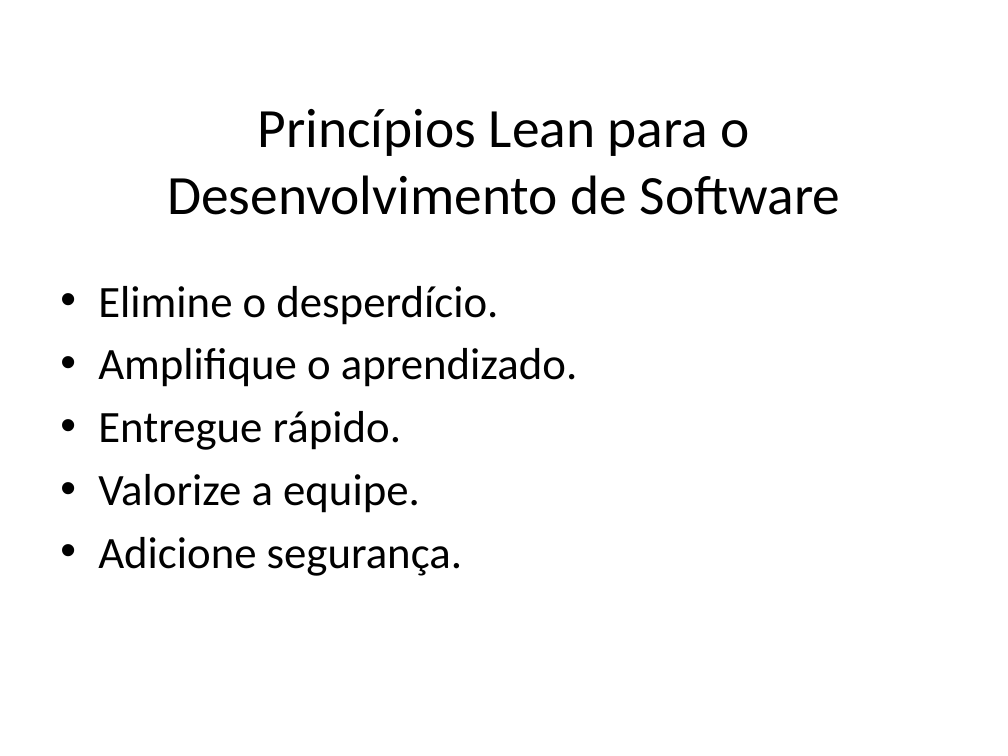
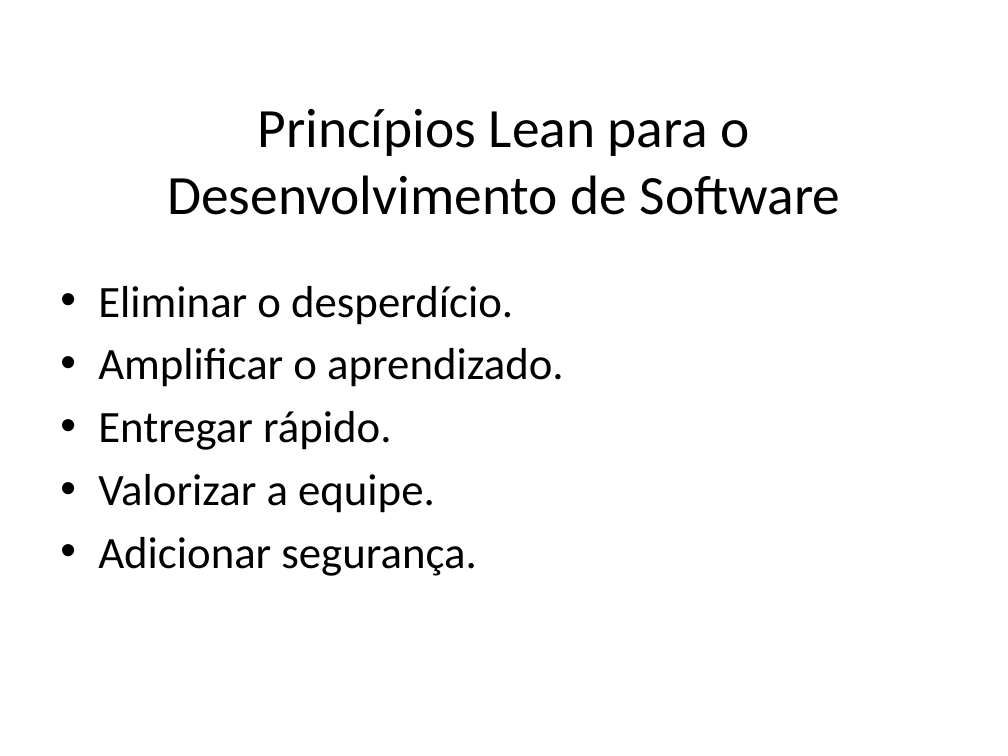
Before and after one commit to jpjcjbr/tccjp, a slide deck: slide 4 of Final/apresentacao tcc.pptx (slide 5 before the commit). Drawn at 1008x756 pixels with LibreOffice and Linux fonts; fonts in the diff are those of the drawing; background and template pictures are left out. Boxes give left, top, right and bottom in pixels: in the first picture for what was removed or moved away, otherwise in the second. Text is boxed around its words. In the diff, an @@ line names an element or a change of style, - is before the commit and + after.

```diff
--- a/Final/apresentacao tcc.pptx
+++ b/Final/apresentacao tcc.pptx
@@ text at <box>98,286,563,576</box>: text changed @@
-• Elimine o desperdício.
-• Amplifique o aprendizado.
-• Entregue rápido.
-• Valorize a equipe.
-• Adicione segurança.
+• Eliminar o desperdício.
+• Amplificar o aprendizado.
+• Entregar rápido.
+• Valorizar a equipe.
+• Adicionar segurança.
```
Also in this commit, not shown: 2 other slides changed, 1 slide removed.
